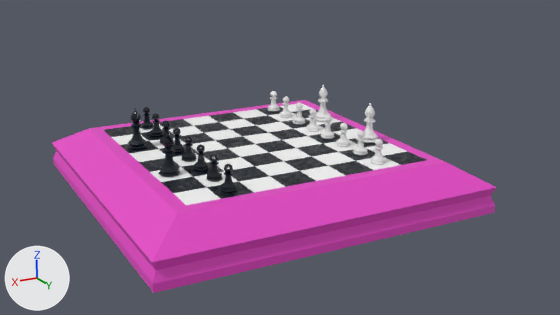
Renders of the Blender file 5_Low Poly Chess/Chess Scene.blend from each side of a commit.
Camera for both pictures: the file's camera 'Camera'. The lights are fixed; the arrows at lower left show +X, +Y and +Z.

The first picture shows 'Bishop.002', 'Bishop.003', 'Board'.
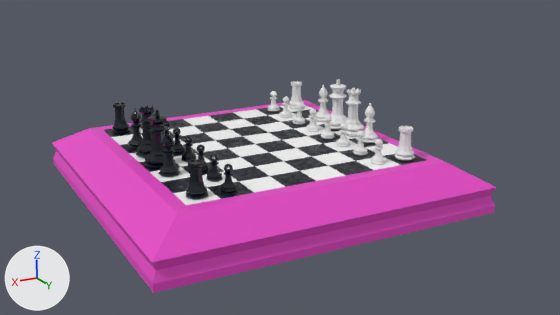
Commit message: King and Rook created.

Edits to the scene script, one JSON object a line:
```json
{"op": "add", "block": "me_bishop_005", "code": ["me_bishop_005 = bpy.data.meshes.new('Bishop.005')", "me_bishop_005.from_pydata(...)  # 272 vertices, 282 faces; spans x -0.0201..0.0201, y -0.0192..0.021, z 0.0..0.0809", "me_bishop_005.materials.append(mat_siyah)  # black #000c1b"]}
{"op": "add", "block": "me_bishop_004", "code": ["me_bishop_004 = bpy.data.meshes.new('Bishop.004')", "me_bishop_004.from_pydata(...)  # 272 vertices, 282 faces; spans x -0.0201..0.0201, y -0.0192..0.021, z 0.0..0.0809"]}
{"op": "add", "block": "me_king_001", "code": ["me_king_001 = bpy.data.meshes.new('King.001')", "me_king_001.from_pydata(...)  # 364 vertices, 358 faces; spans x -0.0222..0.0223, y -0.0216..0.023, z 0.0..0.1004", "me_king_001.materials.append(mat_siyah)  # black #000c1b"]}
{"op": "add", "block": "me_king", "code": ["me_king = bpy.data.meshes.new('King')", "me_king.from_pydata(...)  # 364 vertices, 358 faces; spans x -0.0222..0.0223, y -0.0216..0.023, z 0.0..0.1004"]}
{"op": "add", "block": "me_rook_003", "code": ["me_rook_003 = bpy.data.meshes.new('Rook.003')", "me_rook_003.from_pydata(...)  # 224 vertices, 186 faces; spans x -0.0196..0.0196, y -0.0191..0.0201, z 0.0..0.0586", "me_rook_003.materials.append(mat_siyah)  # black #000c1b"]}
{"op": "add", "block": "me_rook_001", "code": ["me_rook_001 = bpy.data.meshes.new('Rook.001')", "me_rook_001.from_pydata(...)  # 224 vertices, 186 faces; spans x -0.0196..0.0196, y -0.0191..0.0201, z 0.0..0.0586"]}
{"op": "add", "block": "me_rook", "code": ["me_rook = bpy.data.meshes.new('Rook')", "me_rook.from_pydata(...)  # 224 vertices, 186 faces; spans x -0.0196..0.0196, y -0.0191..0.0201, z 0.0..0.0586"]}
{"op": "add", "block": "ob_queen_001", "code": ["ob_queen_001 = bpy.data.objects.new('Queen.001', me_bishop_005)", "ob_queen_001.location = (0.14, -0.02, 0.0)", "ob_queen_001.scale = (0.87, 0.87, 0.804)"]}
{"op": "add", "block": "ob_queen", "code": ["ob_queen = bpy.data.objects.new('Queen', me_bishop_004)", "ob_queen.location = (-0.14, 0.02, 0.0)", "ob_queen.scale = (0.87, 0.87, 0.804)"]}
{"op": "add", "block": "ob_king_001", "code": ["ob_king_001 = bpy.data.objects.new('King.001', me_king_001)", "ob_king_001.location = (0.14, 0.02, 0.0)", "ob_king_001.scale = (0.9, 0.898, 0.697)"]}
{"op": "add", "block": "ob_king", "code": ["ob_king = bpy.data.objects.new('King', me_king)", "ob_king.location = (-0.14, -0.02, 0.0)", "ob_king.scale = (0.9, 0.898, 0.697)"]}
{"op": "add", "block": "ob_rook_003", "code": ["ob_rook_003 = bpy.data.objects.new('Rook.003', me_rook_003)", "ob_rook_003.location = (0.14, 0.14, 0.0)", "ob_rook_003.scale = (0.668, 0.668, 0.682)"]}
{"op": "add", "block": "ob_rook_002", "code": ["ob_rook_002 = bpy.data.objects.new('Rook.002', me_rook_003.copy())", "ob_rook_002.location = (0.14, -0.14, 0.0)", "ob_rook_002.scale = (0.668, 0.668, 0.682)"]}
{"op": "add", "block": "ob_rook_001", "code": ["ob_rook_001 = bpy.data.objects.new('Rook.001', me_rook_001)", "ob_rook_001.location = (-0.14, 0.14, 0.0)", "ob_rook_001.scale = (0.668, 0.668, 0.682)"]}
{"op": "add", "block": "ob_rook", "code": ["ob_rook = bpy.data.objects.new('Rook', me_rook)", "ob_rook.location = (-0.14, -0.14, 0.0)", "ob_rook.scale = (0.668, 0.668, 0.682)"]}
```

Pixel boxes [x1, y1, x2, y2] of what changed, in the pictures (560 x 315 px):
```json
{"object": "King.001", "change": "added", "after": [144, 109, 175, 169], "on screen": "black"}
{"object": "Rook.003", "change": "added", "after": [186, 159, 208, 199], "on screen": "black"}
{"object": "King", "change": "added", "after": [324, 79, 348, 130]}
{"object": "Queen", "change": "added", "after": [341, 88, 364, 137]}
{"object": "Queen.001", "change": "added", "after": [136, 106, 154, 159], "on screen": "black"}
{"object": "Rook.001", "change": "added", "after": [394, 126, 415, 161]}
{"object": "Rook.002", "change": "added", "after": [112, 102, 130, 134]}
{"object": "Rook", "change": "added", "after": [289, 81, 304, 109]}
```
